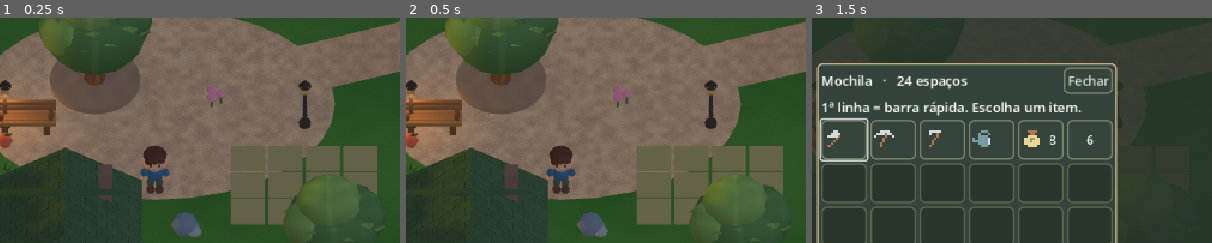
Above: before the commit, frames 1-3 (left to right).
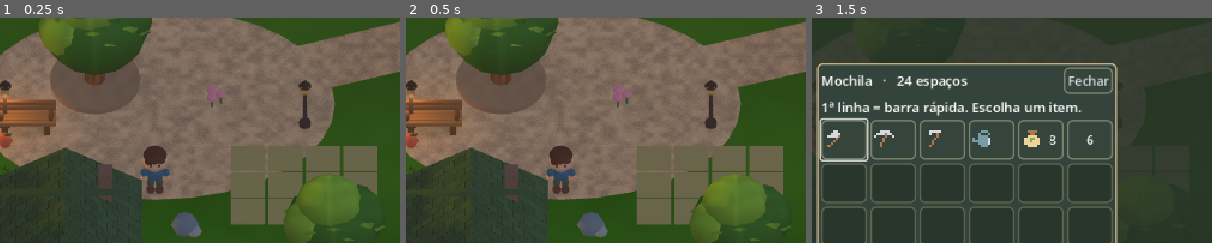
Above: after the commit, the same moments.

Repository: arthurkarger/Evergrove-project
Game: Godot game, scene res://main.tscn
Two runs of this game, one before a commit and one after it. Both use one fixed random seed, a clock stepped at 60 frames per second and the inputs below.
Inputs:
- Up to frame 1 (0.25 s): no input
- Up to frame 2 (0.5 s): no input
- Up to frame 3 (1.5 s): click "Mochila [I]" at 0.5 s; click "Lar" at 1.25 s
The pictures show only the part of the screen within x 31-81%, y 14-64%; the shares and areas given below are measured in that part.

The runs differ from the first frame. In frame 1, 0.2% of the frame differs, in the area x 2-10%, y 48-52%; in frame 2, 0.3%; in frame 3, less than 0.1%.
Error before the commit: Invalid call. Nonexistent function 'update_contact_light' in base 'Node3D (village.gd)'. (res://main.gd:338)

Commit message:
Add ambient contact shadows and more vibrant natural terrain and material colors

Diff:
--- a/village.gd
+++ b/village.gd
@@ -10,6 +10,8 @@
 var grass_batches: Array[MultiMeshInstance3D] = []
 var world_materials: Array[ShaderMaterial] = []
 var scenic_material: StandardMaterial3D
+var contact_batches: Array[MultiMeshInstance3D] = []
+var contact_material: ShaderMaterial
 var foliage_batches: Array[MultiMeshInstance3D] = []
 var foliage_material: ShaderMaterial
 var surface_materials: Dictionary = {}
@@ -43,6 +45,9 @@
 	trunk.bottom_radius = 0.5
 	trunk.height = 1
 	meshes = {"box": BoxMesh.new(), "round": crown, "disc": disc, "pine": cone, "roof": PrismMesh.new(), "trunk": trunk, " …(245 unchanged characters)…
+	var contact_plane := PlaneMesh.new()
+	contact_plane.size = Vector2.ONE
+	meshes["contact"] = contact_plane
 	build_paths()
 	build_homes()
 	build_lake()
@@ -87,8 +92,8 @@
 	float wave_b = sin(b+0.50*sin(a*0.72));
 	float wave_c = sin(c+wave_b);
 	float depth = 1.0-smoothstep(0.18,1.0,shore);
-	vec3 sand = vec3(0.36,0.62,0.49);
-	vec3 deep = vec3(0.065,0.29,0.36);
+	vec3 sand = vec3(0.25,0.65,0.49);
+	vec3 deep = vec3(0.035,0.31,0.46);
 	vec3 water = mix(sand,deep,depth);
 	float crest = 0.0;
 	float nx = 0.0;
@@ -143,7 +148,7 @@
 	if (quality > 0) { shade += 0.021 * fleck; }
 	if (quality > 1) { shade += 0.011 * detail + 0.009 * mottling; }
 	if (quality == 3) { shade += 0.012 * sin(p.x * 7.0 + p.y * 5.0) * cos(p.y * 8.0); }
-	ALBEDO = vec3(0.35, 0.55, 0.27) + vec3(shade, shade, shade * 0.55);
+	ALBEDO = vec3(0.27, 0.52, 0.16) + vec3(shade, shade, shade * 0.55);
 	ROUGHNESS = 1.0;
 	SPECULAR = 0.0;
 }
@@ -166,6 +171,7 @@
 	grain.generate_mipmaps()
 	material.albedo_texture = ImageTexture.create_from_image(grain)
 	material.texture_filter = BaseMaterial3D.TEXTURE_FILTER_LINEAR_WITH_MIPMAPS
+	contact_material = make_contact_material()
 	var tuft_material := grass_shader()
 	var grass_material := landscape_material(false)
 	var water_material := landscape_material(true)
@@ -194,6 +200,10 @@
 			instance.material_override = water_material
 			instance.layers = 2
 			instance.cast_shadow = GeometryInstance3D.SHADOW_CASTING_SETTING_OFF
+		elif kind == "contact":
+			instance.material_override = contact_material
+			instance.cast_shadow = GeometryInstance3D.SHADOW_CASTING_SETTING_OFF
+			contact_batches.append(instance)
 		elif kind == "grass":
 			instance.material_override = tuft_material
 			instance.cast_shadow = GeometryInstance3D.SHADOW_CASTING_SETTING_OFF
@@ -271,6 +281,7 @@
 func cottage(x: float,z: float,roof: String,plaster: String) -> void:
 	house_centers.append(Vector2(x,z))
 	var center := Vector3(x,1.22,z)
+	contact_at(Vector2(x,z),Vector2(6.1,5.0),0.065)
 	piece("box",center,Vector3(4.4,2.44,3.4),plaster)
 	wall(center,Vector3(4.4,2.44,3.4))
 	piece("box",Vector3(x,0.19,z),Vector3(4.5,0.38,3.5),"988874")
@@ -307,6 +318,7 @@
 	wall(Vector3(mid.x,0.5,mid.y),Vector3(0.22,1,line.length()+0.2),angle)
 
 func bench(x: float,z: float) -> void:
+	contact_at(Vector2(x,z),Vector2(2.7,1.45),0.062)
 	for dx in [-0.7,0.7]:
 		piece("box",Vector3(x+dx,0.27,z),Vector3(0.21,0.54,0.58),WOOD)
 	for j in 4:
@@ -345,6 +357,7 @@
 
 func tree(x: float,z: float,s: float,kind: int) -> void:
 	var base := Vector3(x,0,z)
+	contact_at(Vector2(x,z),Vector2(2.6,2.4)*s,0.058)
 	piece("bark",base+Vector3.UP*s,Vector3(0.72,2,0.72)*s,WOOD)
 	piece("round",base+Vector3.UP*0.14*s,Vector3(0.95,0.29,0.85)*s,WOOD)
 	wall(base+Vector3.UP*s,Vector3(0.65,2,0.65)*s)
@@ -354,8 +367,8 @@
 			piece("pine",base+Vector3.UP*(1.9+i*0.76)*s,Vector3(w,2,w)*s,["50785c","628567","769672"][i])
 			piece("round",base+Vector3.UP*(1.15+i*0.76)*s,Vector3(w*0.86,0.48,w*0.86)*s,["50785c","628567","769672"][i])
 	else:
-		var dark := "628753" if kind == 0 else "799755"
-		var light := "87a862" if kind == 0 else "a4b86b"
+		var dark := "4c823a" if kind == 0 else "65983e"
+		var light := "8fba4e" if kind == 0 else "a9c65a"
 		piece("canopy",base+Vector3(0,2.45,0)*s,Vector3(3.3,2.7,3)*s,dark)
 		piece("canopy",base+Vector3(-0.75,2.7,0.19)*s,Vector3(2.12,1.92,2.02)*s,light)
 		piece("canopy",base+Vector3(0.72,2.78,-0.17)*s,Vector3(2.20,2.10,2.10)*s,dark)
@@ -399,6 +412,7 @@
 		for j in 2:
 			var w := 1.6-j*0.65
 			var pos := Vector3(p.x+j*1.1,w*0.24,p.y+j*0.55)
+			contact_at(Vector2(pos.x,pos.z),Vector2(w*1.65,w*1.5),0.052)
 			piece("stone",pos,Vector3(w,w*0.77,w*0.9),"93988a")
 			wall(pos,Vector3(w*0.84,w*0.69,w*0.77))
 
@@ -450,7 +464,8 @@
 	}
 }
 void fragment() {
-	ALBEDO = tint * mix(0.72, 1.12, clamp(height, 0.0, 1.0));
+	ALBEDO = tint * mix(0.75, 1.16, clamp(height, 0.0, 1.0));
+	AO = mix(0.64,1.0,clamp(height*1.7,0.0,1.0));
 	ROUGHNESS = 1.0;
 	SPECULAR = 0.0;
 }
@@ -490,7 +505,7 @@
 			if not clear_for_grass(p): continue
 			var h := rng.randf_range(0.16,0.42)
 			var w := rng.randf_range(0.28,0.58)
-			piece("grass",Vector3(p.x,0.005,p.y),Vector3(w,h,w),["668d42","7c9f50","90ad5c","73984a"][rng.randi_range(0,3)],angle)
+			piece("grass",Vector3(p.x,0.005,p.y),Vector3(w,h,w),["5f9138","79ae45","9dc45a","6fa33c"][rng.randi_range(0,3)],angle)
 
 # Warm village lanterns; visuals stay on every preset, light emitters are optional.
 func build_lamps() -> void:
@@ -513,6 +528,7 @@
 func set_quality(level: int) -> void:
 	quality_level = clampi(level,0,3)
 	var density := [0.0,0.25,0.55,1.0]
+	for batch in contact_batches: batch.visible = quality_level>=1
 	for batch in foliage_batches:
 		batch.multimesh.visible_instance_count = roundi(batch.multimesh.instance_count*[0.0,0.25,0.65,1.0][quality_level])
 		batch.cast_shadow = GeometryInstance3D.SHADOW_CASTING_SETTING_ON if quality_level==3 else GeometryInstance3D.SHADOW_CASTING_SETTING_OFF
@@ -575,6 +591,7 @@
 		shade += sin(local_pos.z*19.0+abs(local_pos.x)*12.0)*0.025;
 	}
 	ALBEDO = tint*shade;
+	AO = mix(0.72,1.0,clamp(local_pos.y+0.5,0.0,1.0));
 	ROUGHNESS = 0.78;
 	SPECULAR = 0.15;
 	BACKLIGHT = tint*(quality>=2?0.09:0.0);
@@ -623,6 +640,7 @@
 		shade+=n;
 	}
 	ALBEDO=tint*shade;
+	AO = quality>0 ? clamp(0.95+n*1.5,0.72,1.0) : 1.0;
 	ROUGHNESS=surface_kind==3?0.83:0.94;
 	SPECULAR=0.08;
 }
@@ -657,3 +675,28 @@
 		if period!=probe_period:
 			probe_period=period
 			lake_probe.position.y=1.25+float(period%2)*0.002
+
+# Local soft ambient contact shadows compatible with the Mobile renderer.
+func contact_at(pos: Vector2, size: Vector2, height: float) -> void:
+	piece("contact",Vector3(pos.x,height,pos.y),Vector3(size.x,1.0,size.y),"ffffff")
+
+func make_contact_material() -> ShaderMaterial:
+	var shader := Shader.new()
+	shader.code = """
+shader_type spatial;
+render_mode unshaded, blend_mix, depth_draw_never, cull_disabled, shadows_disabled;
+uniform float strength = 0.25;
+void fragment(){
+	vec2 p=(UV-0.5)*2.0;
+	float radius=length(p);
+	ALBEDO=vec3(0.10,0.13,0.075);
+	ALPHA=(1.0-smoothstep(0.22,1.0,radius))*strength;
+}
+"""
+	var mat := ShaderMaterial.new()
+	mat.shader=shader
+	return mat
+
+func update_contact_light(daylight: float) -> void:
+	if contact_material != null:
+		contact_material.set_shader_parameter("strength",lerpf(0.18,0.33,daylight)*(1.0 if quality_level>=2 else 0.65))
